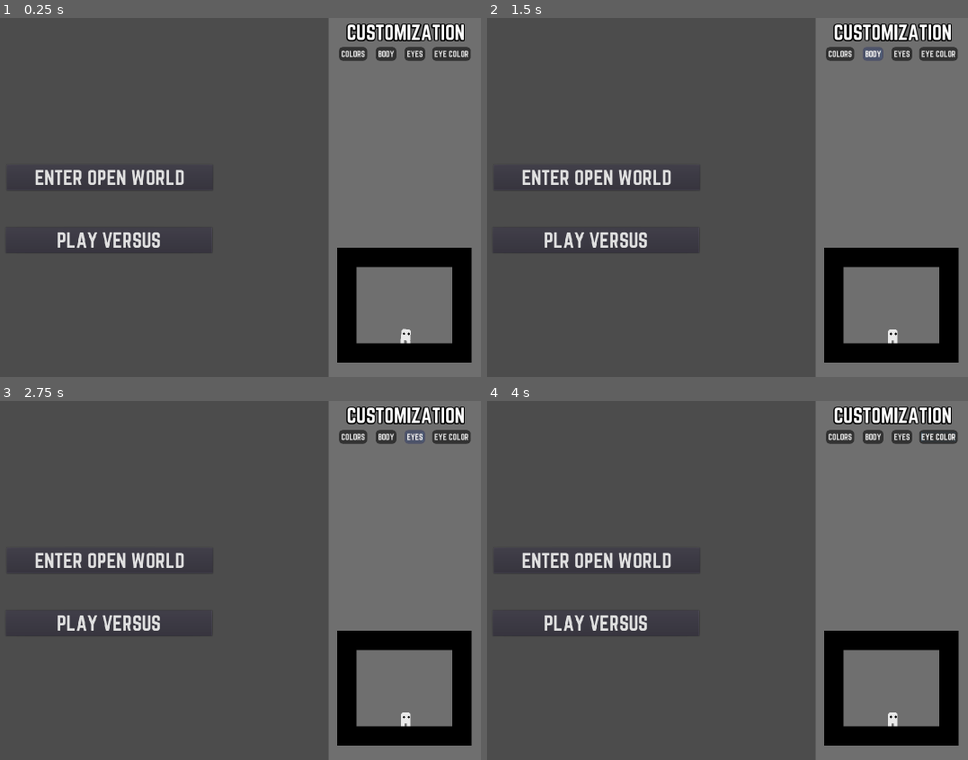
Above: before the commit, frames 1-4 (two rows, left to right).
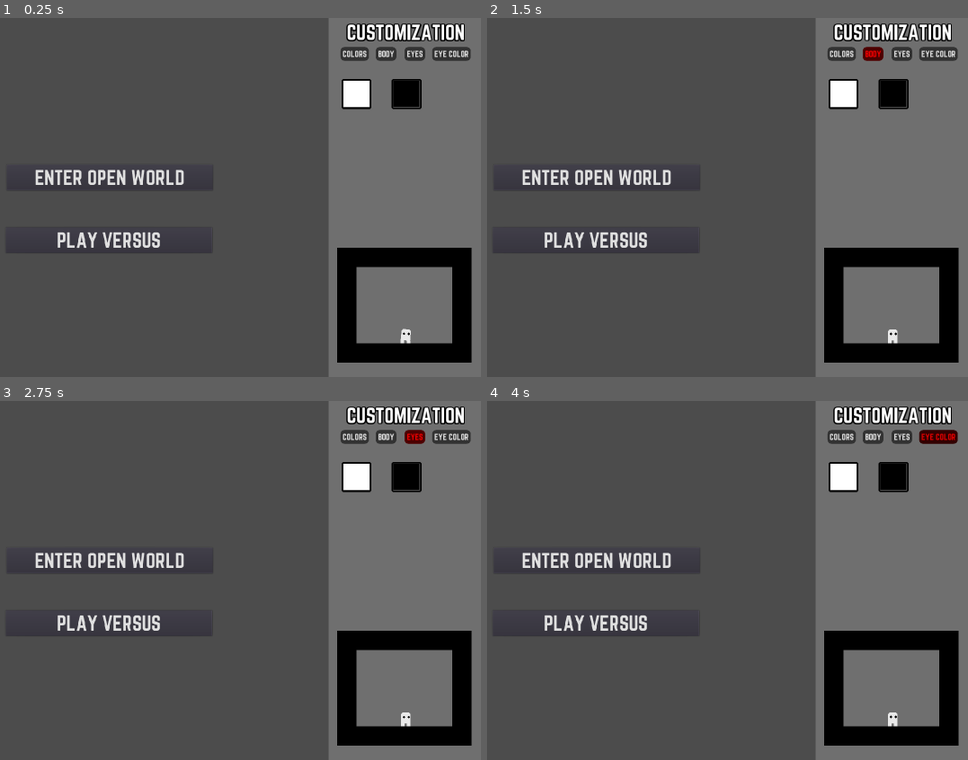
Above: after the commit, the same moments.

Repository: Maigal/gorace
Game: Godot game, scene res://Lobby.tscn
Same seed, same stepped clock (60 frames per second), same inputs: the game is played once before the commit and once after it. This scene is started directly instead of the project's main scene.
Inputs (mouse positions are in pixels of both pictures, inside the frame that each line leads up to):
- Up to frame 1 (0.25 s): no input
- Up to frame 2 (1.5 s): click "COLORS" at 0.5 s; click "BODY" at 1.25 s
- Up to frame 3 (2.75 s): click "EYES" at 2 s
- Up to frame 4 (4 s): click "EYE COLOR" at 2.75 s; click (842, 476) at 3.52 s

The runs differ from the first frame. In frame 1, 1.2% of the frame differs, in the area x 70-88%, y 8-26%; in frame 2, 1.3%; in frame 3, 1.3%; in frame 4, 1.5%, in the area x 70-98%, y 8-26%.

Commit message:
basic category for customization n stuff

Diff:
--- a/client/CustomizationData.gd
+++ b/client/CustomizationData.gd
@@ -2,12 +2,12 @@
 
 var body_equips = [
 	{
-		index = 0,
+		id = 0,
 		resource = null,
 		animated = false
 	},
 	{
-		index = 1,
+		id = 1,
 		resource = load("res://Sprites/Player/Customization/Body/1.png"),
 		animated = false
 	}
@@ -15,17 +15,17 @@
 
 var eyes = [
 	{
-		index = 0,
+		id = 0,
 		resource = load("res://Sprites/Player/Customization/Eyes/0.png"),
 		animated = false
 	},
 	{
-		index = 1,
+		id = 1,
 		resource = load("res://Sprites/Player/Customization/Eyes/1.png"),
 		animated = false
 	},
 	{
-		index = 2,
+		id = 2,
 		resource = load("res://Sprites/Player/Customization/Eyes/2.tres"),
 		animated = true
 	}
@@ -33,24 +33,28 @@
 
 var body_colors = [
 	{
-		index = 0,
+		id = 0,
+		description = "White",
 		body = Color(1,1,1,1),
-		legs = Color(1,1,1,1)
+		legs = Color(1,1,1,1),
+		img = "res://Sprites/Player/Customization/Colors/0_list.png"
 	},
 	{
-		index = 1,
+		id = 1,
+		description = "Black",
 		body = Color(0,0,0,1),
-		legs = Color(0,0,0,1)
+		legs = Color(0,0,0,1),
+		img = "res://Sprites/Player/Customization/Colors/1_list.png"
 	}
 ]
 
 var eyes_colors = [
 	{
-		index = 0,
+		id = 0,
 		color = Color(0,0,0,1)
 	},
 	{
-		index = 1,
+		id = 1,
 		color = Color(01,0,0,1)
 	}
 ]
--- a/client/Global.gd
+++ b/client/Global.gd
@@ -14,6 +14,8 @@
 	eyes = 0,
 	eyes_color = 0
 }
+
+
 #var player_customization_body_color
 #var player_customization_eyes
 
--- a/client/Lobby.tscn
+++ b/client/Lobby.tscn
@@ -1,9 +1,10 @@
-[gd_scene load_steps=13 format=2]
+[gd_scene load_steps=14 format=2]
 
 [ext_resource path="res://Lobby.gd" type="Script" id=1]
 [ext_resource path="res://Player.tscn" type="PackedScene" id=2]
 [ext_resource path="res://Levels/tileset.tres" type="TileSet" id=3]
 [ext_resource path="res://assets/norwester.otf" type="DynamicFontData" id=4]
+[ext_resource path="res://LobbyCustomization.gd" type="Script" id=5]
 
 [sub_resource type="DynamicFont" id=1]
 size = 48
@@ -138,8 +139,11 @@
 "_edit_use_anchors_": false
 }
 
-[node name="LobbyCustomization" type="CanvasLayer" parent="."]
+[node name="LobbyCustomization" type="CanvasLayer" parent="." groups=[
+"lobbyCustomization",
+]]
 layer = -1
+script = ExtResource( 5 )
 
 [node name="Background" type="ColorRect" parent="LobbyCustomization"]
 self_modulate = Color( 1, 1, 1, 0.196078 )
@@ -167,15 +171,18 @@
 "_edit_use_anchors_": false
 }
 
-[node name="TypePills" type="Control" parent="LobbyCustomization/Background"]
+[node name="Categories" type="Control" parent="LobbyCustomization/Background"]
 margin_left = 21.0
 margin_top = 78.0
 margin_right = 357.0
 margin_bottom = 166.0
-
-[node name="Pill_body_colors" type="Button" parent="LobbyCustomization/Background/TypePills"]
-margin_left = 10.0793
-margin_right = 70.0793
+__meta__ = {
+"_edit_use_anchors_": false
+}
+
+[node name="Pill_body_colors" type="Button" parent="LobbyCustomization/Background/Categories"]
+margin_left = 13.6149
+margin_right = 73.6149
 margin_bottom = 24.0
 custom_styles/hover = SubResource( 8 )
 custom_styles/pressed = SubResource( 9 )
@@ -183,7 +190,7 @@
 custom_fonts/font = SubResource( 7 )
 text = "COLORS"
 
-[node name="Pill_body_equip" type="Button" parent="LobbyCustomization/Background/TypePills"]
+[node name="Pill_body_equips" type="Button" parent="LobbyCustomization/Background/Categories"]
 margin_left = 102.049
 margin_right = 143.049
 margin_bottom = 24.0
@@ -193,7 +200,7 @@
 custom_fonts/font = SubResource( 7 )
 text = "BODY"
 
-[node name="Pill_eyes" type="Button" parent="LobbyCustomization/Background/TypePills"]
+[node name="Pill_eyes" type="Button" parent="LobbyCustomization/Background/Categories"]
 margin_left = 173.758
 margin_right = 214.758
 margin_bottom = 24.0
@@ -203,7 +210,7 @@
 custom_fonts/font = SubResource( 7 )
 text = "EYES"
 
-[node name="Pill_eyes_color" type="Button" parent="LobbyCustomization/Background/TypePills"]
+[node name="Pill_eyes_color" type="Button" parent="LobbyCustomization/Background/Categories"]
 margin_left = 243.054
 margin_right = 284.054
 margin_bottom = 24.0
@@ -212,6 +219,26 @@
 custom_styles/normal = SubResource( 6 )
 custom_fonts/font = SubResource( 7 )
 text = "EYE COLOR"
+
+[node name="ScrollContainer" type="ScrollContainer" parent="LobbyCustomization/Background"]
+anchor_top = 0.132
+anchor_bottom = 0.132
+margin_left = 32.0
+margin_top = 34.2
+margin_right = 357.0
+margin_bottom = 404.2
+__meta__ = {
+"_edit_use_anchors_": false
+}
+
+[node name="GridContainer" type="GridContainer" parent="LobbyCustomization/Background/ScrollContainer"]
+custom_constants/vseparation = 50
+custom_constants/hseparation = 50
+columns = 3
 [connection signal="pressed" from="ButtonOpenWorld" to="." method="_on_ButtonOpenWorld_pressed"]
 [connection signal="pressed" from="ButtonMatchmaking" to="." method="_on_ButtonMatchmaking_pressed"]
 [connection signal="pressed" from="ButtonCancelQueue" to="." method="_on_ButtonCancelQueue_pressed"]
+[connection signal="pressed" from="LobbyCustomization/Background/Categories/Pill_body_colors" to="LobbyCustomization" method="_on_Change_Category_pressed" binds= [ "body_colors" ]]
+[connection signal="pressed" from="LobbyCustomization/Background/Categories/Pill_body_equips" to="LobbyCustomization" method="_on_Change_Category_pressed" binds= [ "body_equips" ]]
+[connection signal="pressed" from="LobbyCustomization/Background/Categories/Pill_eyes" to="LobbyCustomization" method="_on_Change_Category_pressed" binds= [ "eyes" ]]
+[connection signal="pressed" from="LobbyCustomization/Background/Categories/Pill_eyes_color" to="LobbyCustomization" method="_on_Change_Category_pressed" binds= [ "eyes_color" ]]
--- /dev/null
+++ b/client/LobbyCustomization.gd
@@ -0,0 +1,39 @@
+extends CanvasLayer
+
+var available_items = {
+	body_colors = [0,1],
+	body_equips = [0,1],
+	eyes = [0,1,2],
+	eyes_color = [0,1]
+}
+
+var selectedCategory = "body_colors"
+
+onready var list_item = preload("res://Misc/ListItem.tscn")
+
+func _ready():
+	populate_category()
+
+func populate_category():
+	for item in available_items[selectedCategory]:
+		var itemData = customizationData[selectedCategory][item]
+		print('itemdata: ', itemData)
+		var instancedItem = list_item.instance()
+		instancedItem.name = "ListItem" + str(itemData.id)
+		instancedItem.index = itemData.id
+		instancedItem.item_name = itemData.description
+		instancedItem.image = itemData.img
+		$Background/ScrollContainer/GridContainer.add_child(instancedItem)
+
+func selected_item(index):
+	print('selected item index: ', index)
+
+
+func _on_Change_Category_pressed(arg):
+	selectedCategory = arg
+	for category in $Background/Categories.get_children():
+		category.self_modulate = Color(1,1,1,1)
+		if category.name == 'Pill_' + arg:
+			category.self_modulate = Color(1,0,0,1)
+	print('selectedCategory: ', selectedCategory)
+#	populate_category()
--- /dev/null
+++ b/client/Misc/ListItem.gd
@@ -0,0 +1,14 @@
+extends TextureRect
+
+export var item_name = ""
+export var image = ""
+export var index = 0
+
+var isSelected = false
+
+func _ready():
+	$ItemImg.texture_normal = load(image)
+
+func _on_ItemImg_pressed():
+	isSelected = true
+	get_tree().call_group("lobbyCustomization", "selected_item", index)
--- /dev/null
+++ b/client/Misc/ListItem.tscn
@@ -0,0 +1,31 @@
+[gd_scene load_steps=4 format=2]
+
+[ext_resource path="res://Sprites/Misc/customization_list_frame.png" type="Texture" id=1]
+[ext_resource path="res://Sprites/Player/Customization/Colors/0_list.png" type="Texture" id=2]
+[ext_resource path="res://Misc/ListItem.gd" type="Script" id=3]
+
+[node name="ListItem" type="TextureRect"]
+margin_right = 75.0
+margin_bottom = 75.0
+rect_min_size = Vector2( 75, 75 )
+texture = ExtResource( 1 )
+script = ExtResource( 3 )
+__meta__ = {
+"_edit_use_anchors_": false
+}
+
+[node name="ItemImg" type="TextureButton" parent="."]
+anchor_left = 0.5
+anchor_top = 0.5
+anchor_right = 0.5
+anchor_bottom = 0.5
+margin_left = -32.5
+margin_top = -32.5
+margin_right = 32.5
+margin_bottom = 32.5
+rect_min_size = Vector2( 65, 65 )
+texture_normal = ExtResource( 2 )
+__meta__ = {
+"_edit_use_anchors_": false
+}
+[connection signal="pressed" from="ItemImg" to="." method="_on_ItemImg_pressed"]
Binary file added: client/Sprites/Misc/customization_list_frame.png
Not shown, added: client/Sprites/Misc/customization_list_frame.png.import
Binary file added: client/Sprites/Player/Customization/Colors/0_list.aseprite
Binary file added: client/Sprites/Player/Customization/Colors/0_list.png
Not shown, added: client/Sprites/Player/Customization/Colors/0_list.png.import
Binary file added: client/Sprites/Player/Customization/Colors/1_list.png
Not shown, added: client/Sprites/Player/Customization/Colors/1_list.png.import
